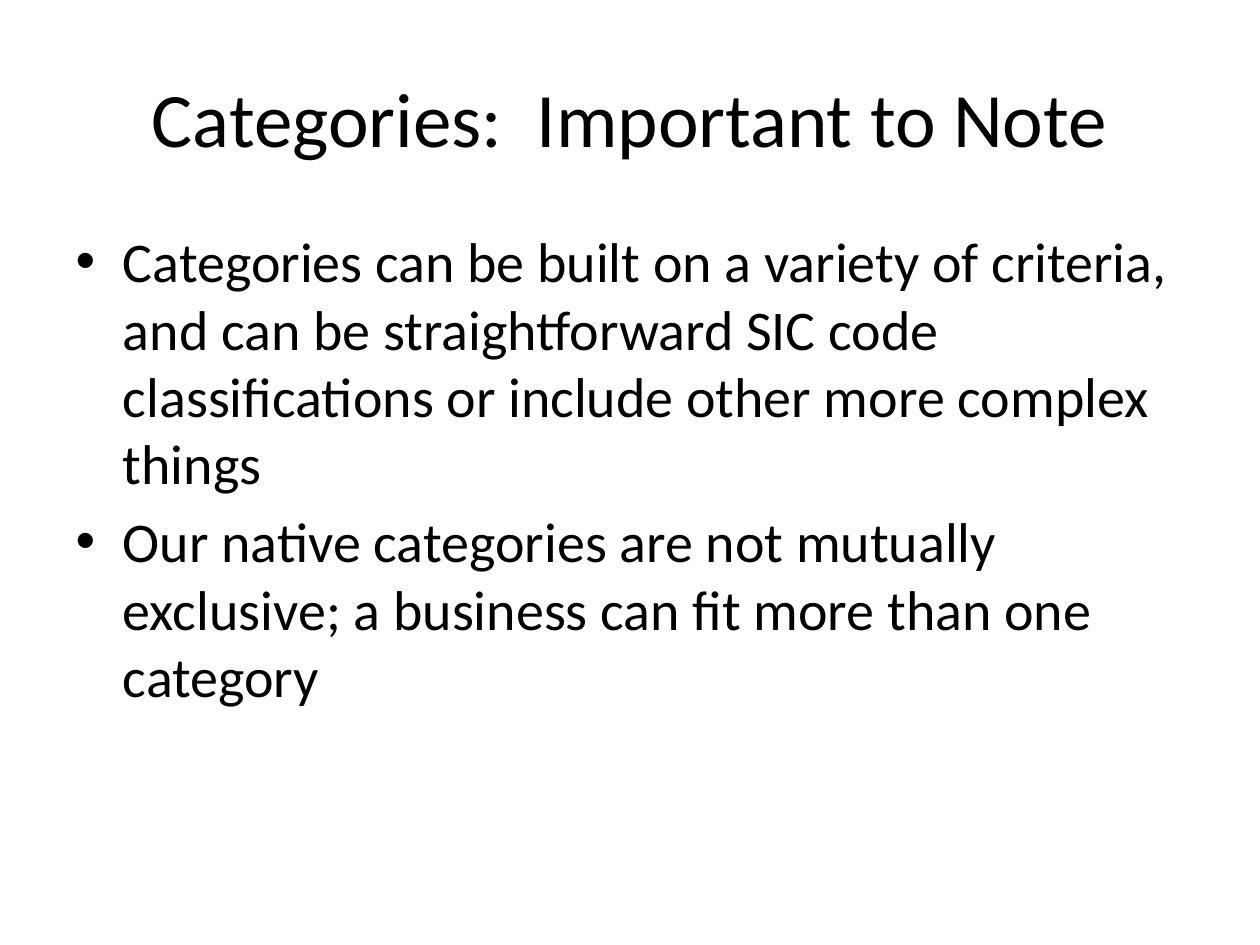
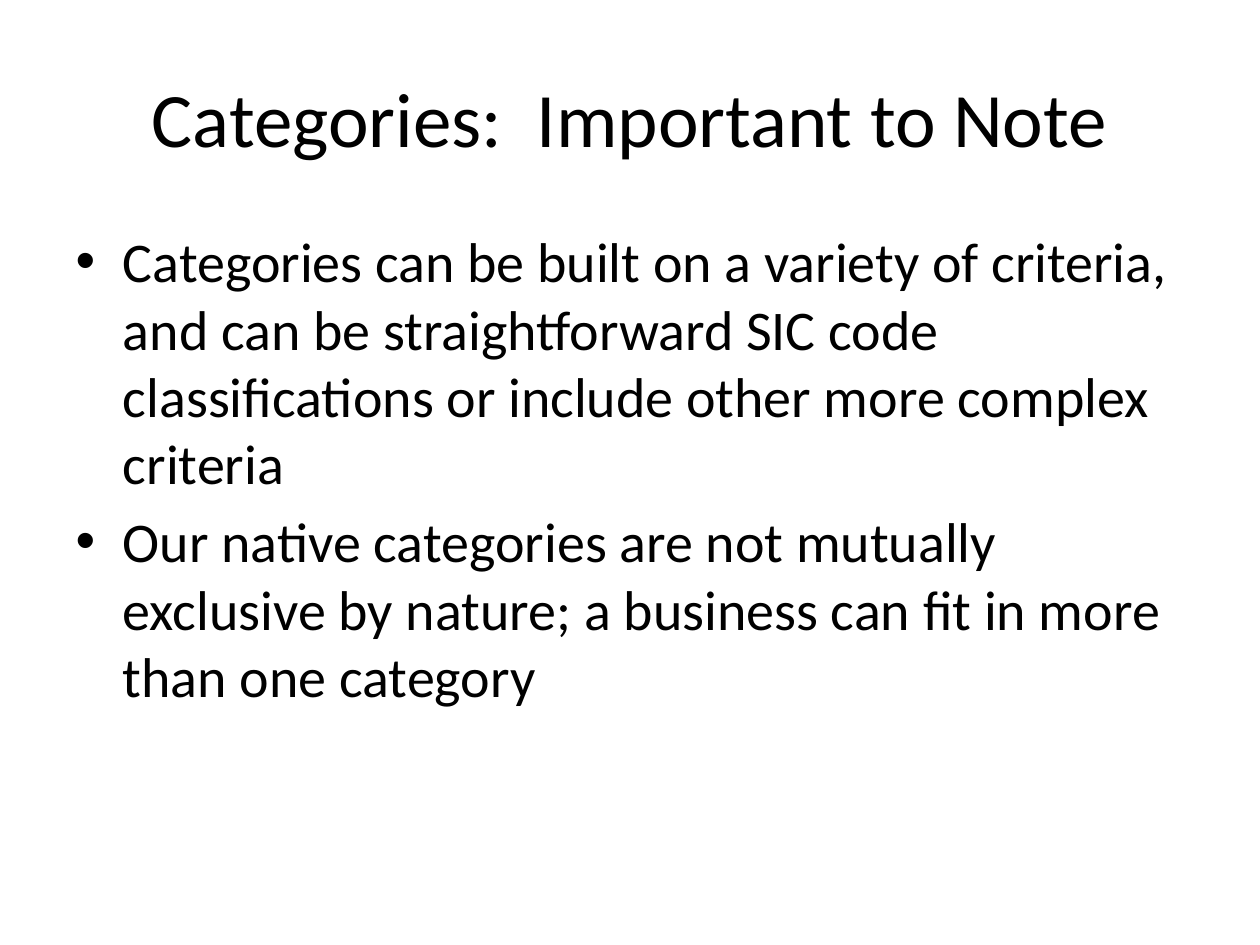
Before and after one commit to RECVD/nets_wrangle, a slide deck: slide 5 of How to Create Your Own NETS Classification Category.pptx. Drawn at 1260x945 pixels with LibreOffice and Linux fonts; fonts in the diff are those of the drawing. Boxes give left, top, right and bottom in pixels: in the first picture for what was removed or moved away, otherwise in the second. Text is boxed around its words. In the diff, an @@ line names an element or a change of style, - is before the commit and + after.

```diff
--- a/How to Create Your Own NETS Classification Category.pptx
+++ b/How to Create Your Own NETS Classification Category.pptx
@@ text at (123, 243, 1167, 707): text changed @@
-• Categories can be built on a variety of criteria, and can be straightforward SIC code classifications or include other more complex things
-• Our native categories are not mutually exclusive; a business can fit more than one category
+• Categories can be built on a variety of criteria, and can be straightforward SIC code classifications or include other more complex criteria
+• Our native categories are not mutually exclusive by nature; a business can fit in more than one category
```
Also in this commit, not shown: 3 other slides changed, 7 slides added.
